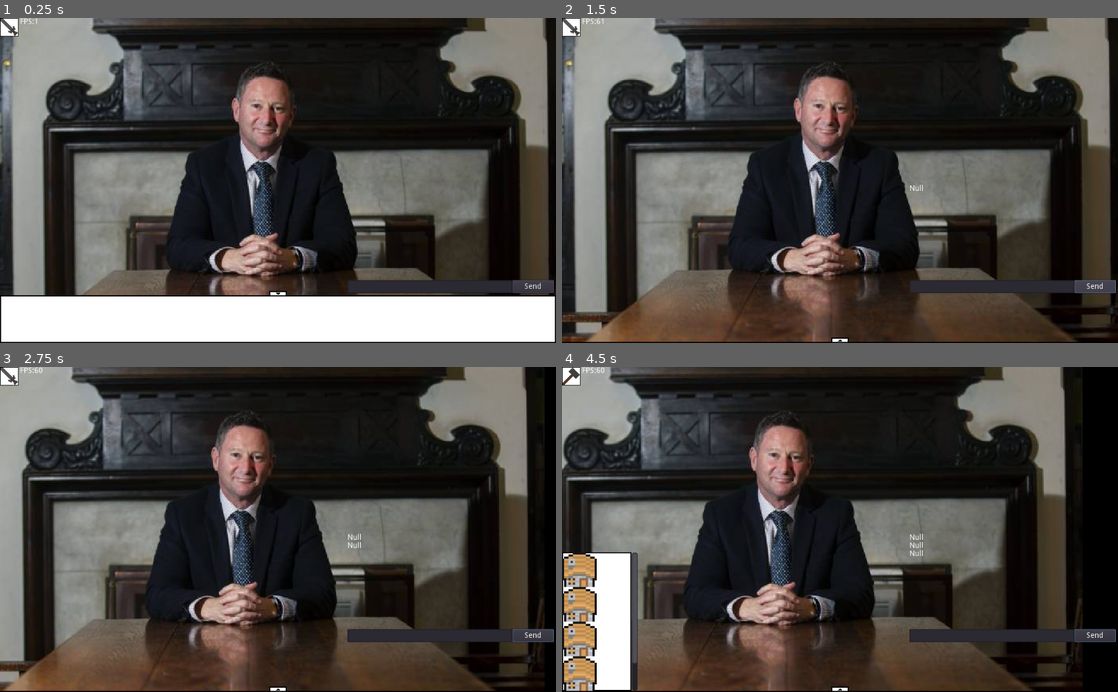
Above: before the commit, frames 1-4 (two rows, left to right).
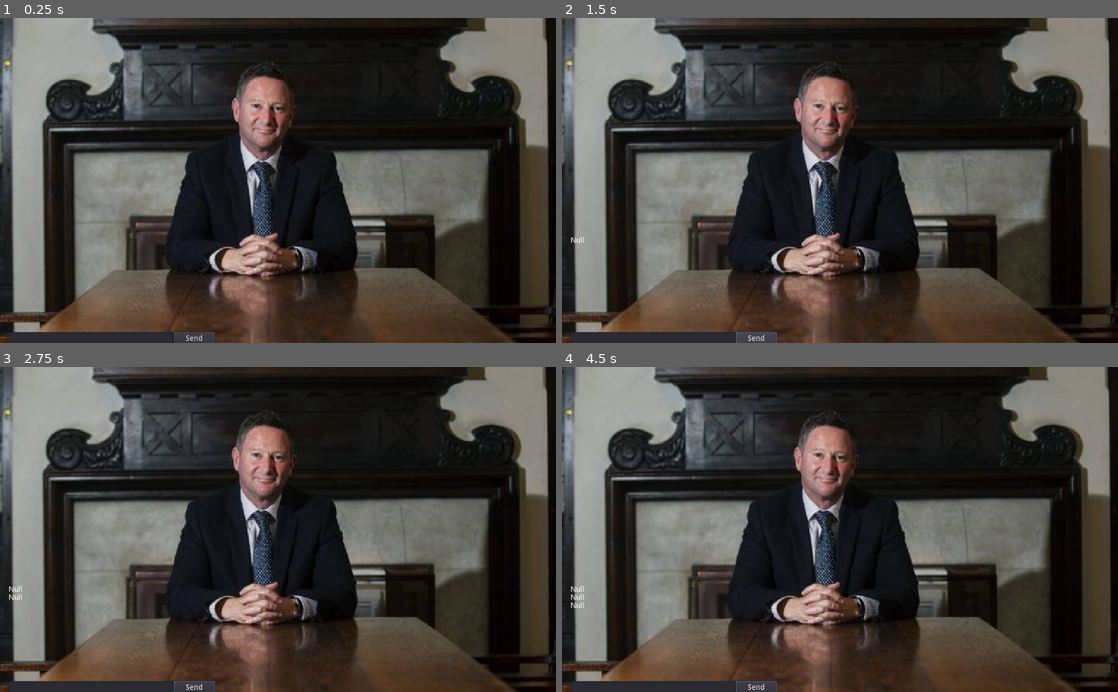
Above: after the commit, the same moments.

Repository: Yagoi23/2D-RTS
Game: Godot game, scene res://Multiplayer/Game.tscn
The game is run twice, just before and just after one commit, with the same random seed, the same clock (stepped at 60 frames per second) and the same inputs. This scene is started directly instead of the project's main scene.
Inputs (mouse positions are in pixels of both pictures, inside the frame that each line leads up to):
- Up to frame 1 (0.25 s): no input
- Up to frame 2 (1.5 s): click (840, 294) at 0.52 s; click "Send" at 1.25 s
- Up to frame 3 (2.75 s): tap Enter at 2 s; move the mouse to (400, 513) at 2.02 s; hold D (player_move_right) from 2.03 s (still down); tap Q (attack_move) at 2.1 s; click (400, 513) at 2.17 s
- Up to frame 4 (4.5 s): release D (player_move_right) at 2.75 s; drag from (728, 545) to (812, 594) at 2.77 s; tap Space at 3.5 s; move the mouse to (895, 458) at 3.52 s; hold D (player_move_right) 3.53-4.25 s; hold 2 (enter_build_mode) 3.53-4.25 s; drag from (812, 594) to (673, 480) at 4.27 s

The runs differ from the first frame. In frame 1, 16% of the frame differs, in the area x 0-100%, y 0-100%; in frame 2, 2.9%; in frame 3, 39%; in frame 4, 55%.
Error in both runs: Invalid get index '3' (on base: 'Array'). (res://Multiplayer/Network.gd:19)

Commit message:
Revert "Multiplayer 2 player"
This reverts commit 919ac3a733938d6b1eca8610d81afebc508a8ab7.

Diff:
--- a/Multiplayer/Game.tscn
+++ b/Multiplayer/Game.tscn
@@ -1,8 +1,7 @@
-[gd_scene load_steps=4 format=2]
+[gd_scene load_steps=3 format=2]
 
 [ext_resource path="res://1562284713707.jpg" type="Texture" id=1]
 [ext_resource path="res://Multiplayer/Chat.tscn" type="PackedScene" id=2]
-[ext_resource path="res://Player/Player.tscn" type="PackedScene" id=3]
 
 [node name="Node2D" type="Node2D"]
 
@@ -11,10 +10,8 @@
 scale = Vector2( 1.46862, 1.57 )
 texture = ExtResource( 1 )
 
-[node name="Player" parent="." instance=ExtResource( 3 )]
-
-[node name="Chat" parent="Player" instance=ExtResource( 2 )]
-margin_left = 1128.0
-margin_top = 216.0
-margin_right = 1168.0
-margin_bottom = 256.0
+[node name="Chat" parent="." instance=ExtResource( 2 )]
+margin_left = 504.0
+margin_top = 312.0
+margin_right = 544.0
+margin_bottom = 352.0
--- a/Multiplayer/NetworkSetup.gd
+++ b/Multiplayer/NetworkSetup.gd
@@ -57,6 +57,23 @@
 	get_tree().change_scene("res://Multiplayer/Game.tscn")
 
 
+#var chattext
+
+#func _on_SendChatButton_pressed():
+	#rpc("Chat")
+
+
+#remote func send_chat(txt):
+	#history.bbcode_text += txt
+	#history.bbcode_text += ""
+
+#sync func Chat() -> void:
+	#chattext = ChatEnterBar.text
+	#var oldchattext = ChatText.text
+	#ChatText.set_bbcode(oldchattext+"\n"+chattext)
+	#ChatEnterBar.text = ""
+
+
 func _on_Start_Game_pressed():
 	rpc_unreliable("_start_game")
 	_startgame()
Binary file removed: cody.png
Not shown, removed: cody.png.import
Not shown, changed: Thumbs.db
